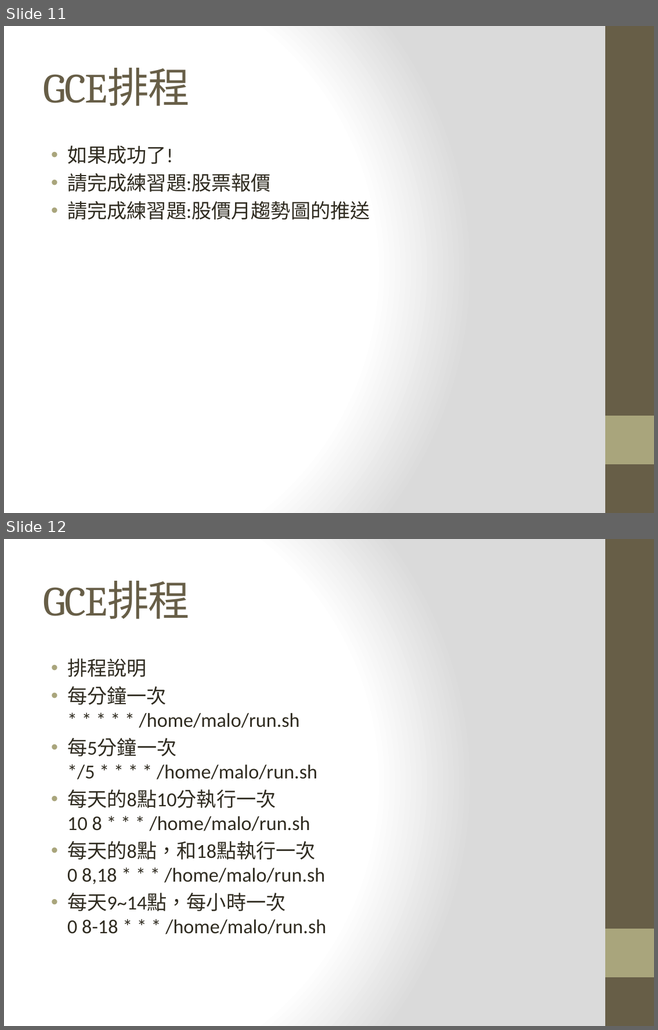
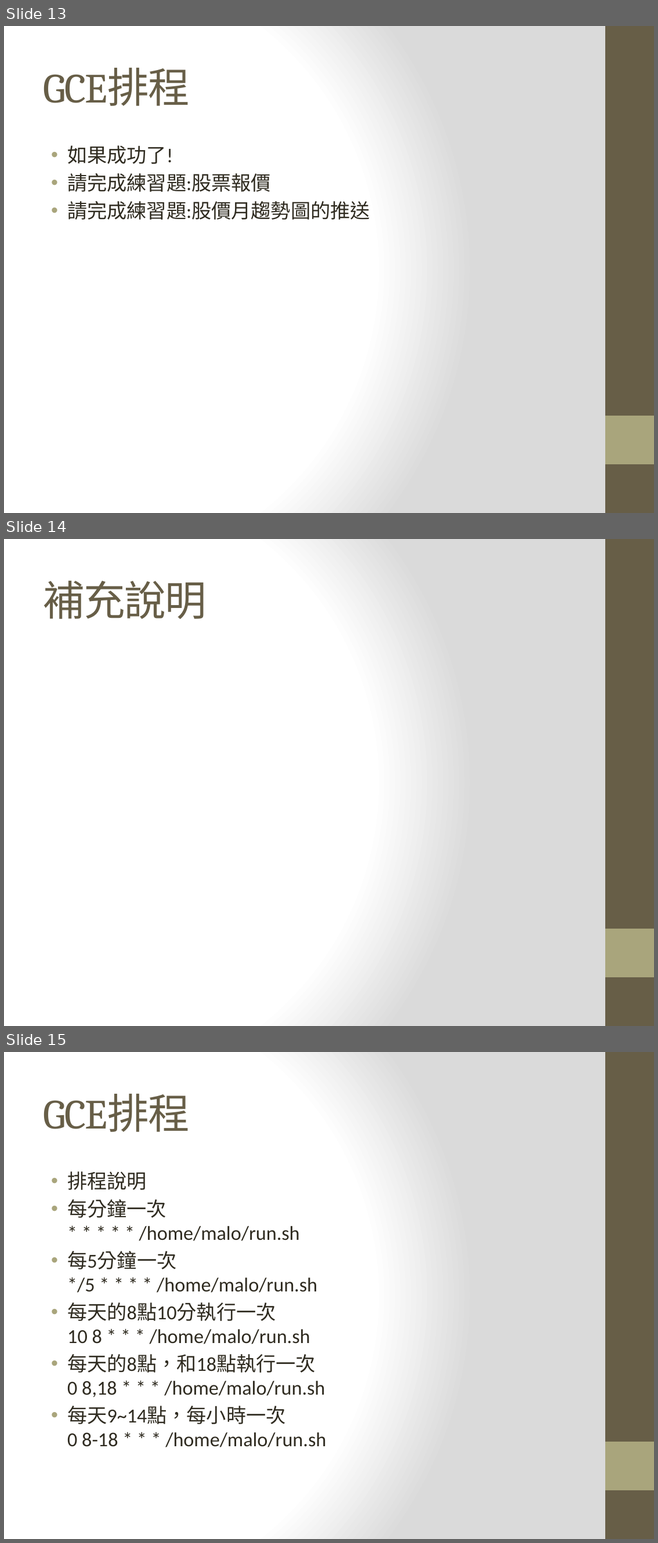
Before and after one commit to maloyang/KH20200704_Python_Basic_and_ML, a slide deck: Day3/Day3-3.pptx. Shown one above the other, each under a label of ours: slides 11 and 12 before the commit, slides 13, 14 and 15 after it. The pictures are 658x1030 and 658x1543 pixels, drawn with LibreOffice and Linux fonts; fonts in the diff are those of the drawing. Boxes give left, top, right and bottom in pixels: in the first picture for what was removed or moved away, otherwise in the second. Text is boxed around its words. In the diff, an @@ line names an element or a change of style, - is before the commit and + after.

```diff
--- a/Day3/Day3-3.pptx
+++ b/Day3/Day3-3.pptx
@@ slide 14 added at (4, 539, 654, 1026), background gradient #FFFFFF to #DADADA; not listed: 2 template elements that a slide beside it also shows @@
@@ title added at (43, 581, 206, 619), 46 pt, text #675E47 @@
+補充說明
@@ what was slide 11 is now slide 13 @@
@@ what was slide 12 is now slide 15 @@
```
Also in this commit, not shown: 2 slides changed, 5 other slides added, 1 slide removed.
